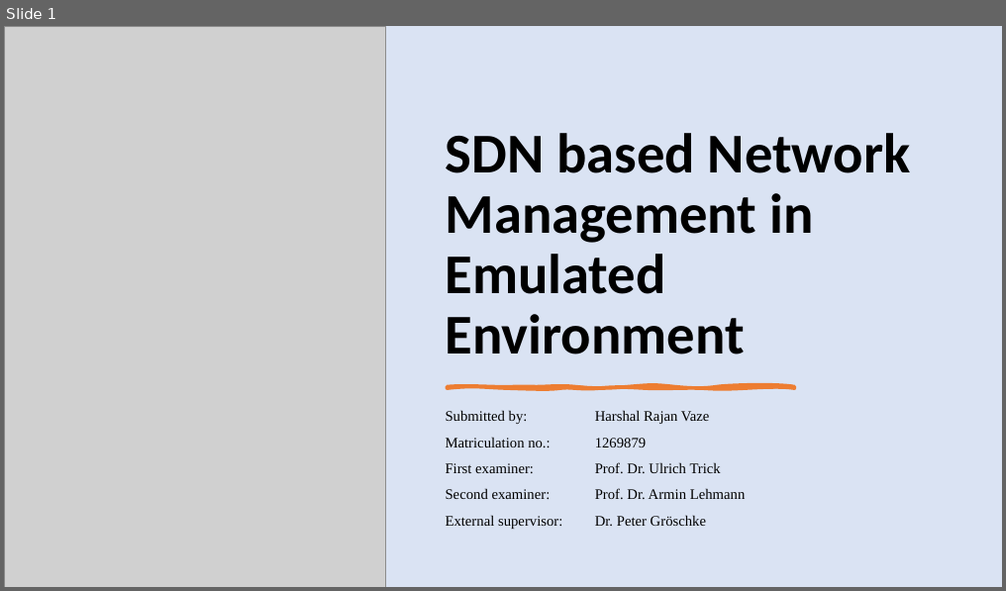
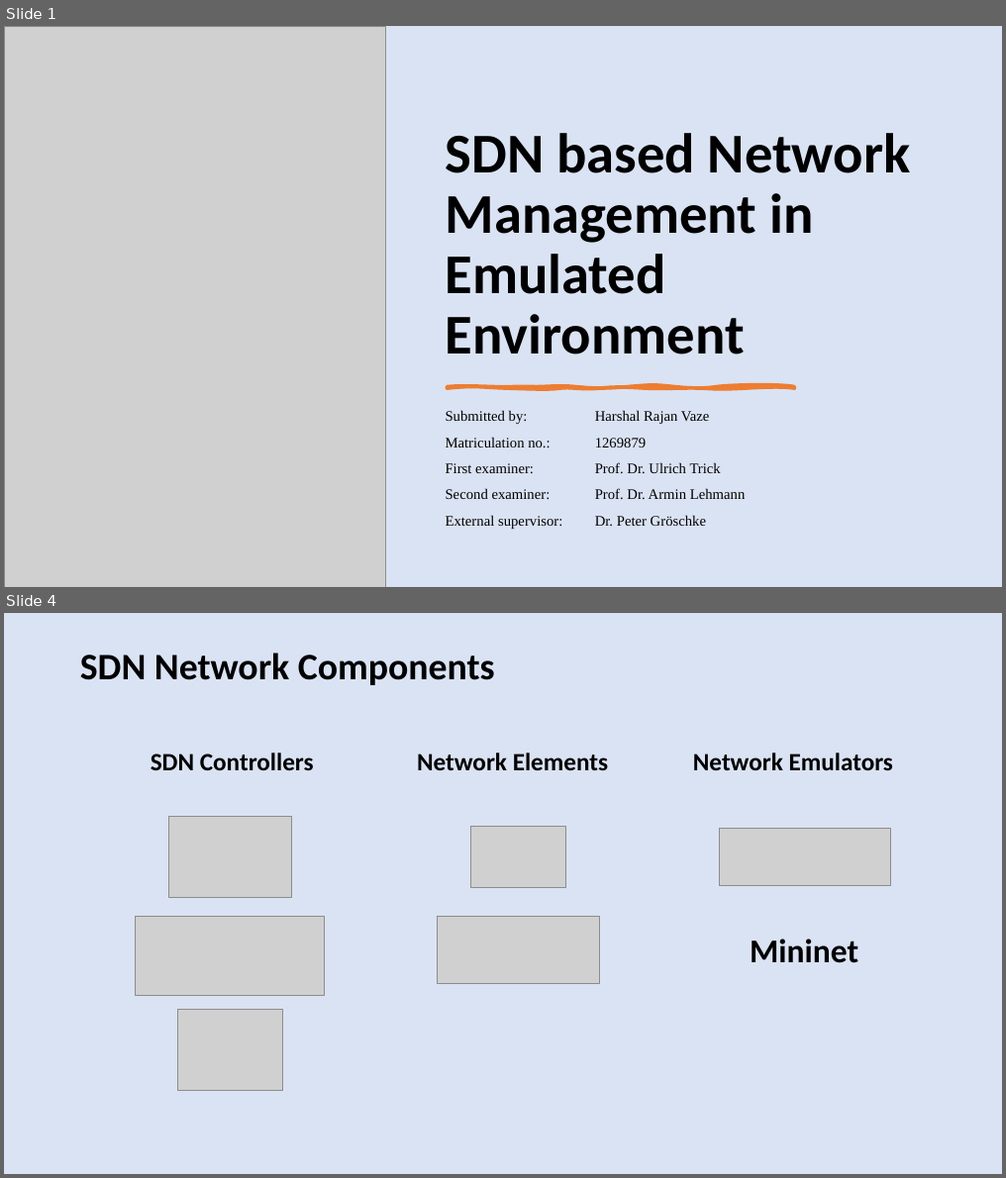
Before and after one commit to harshal-vaze/Software-Defined-Networking-with-ONOS, a slide deck: Thesis.pptx. Shown one above the other, each under a label of ours: slide 1 before the commit, slides 1 and 4 after it; the slides between them are not shown. The pictures are 1006x591 and 1006x1178 pixels, drawn with LibreOffice and Linux fonts; fonts in the diff are those of the drawing; grey boxes stand for pictures. Boxes give left, top, right and bottom in pixels: in the first picture for what was removed or moved away, otherwise in the second. Text is boxed around its words. In the diff, an @@ line names an element or a change of style, - is before the commit and + after.

```diff
--- a/Thesis.pptx
+++ b/Thesis.pptx
@@ slide 4 added at [4,613,1002,1174], background #DAE3F3 @@
@@ title added at [80,653,495,685], 36 pt, text #000000, bold @@
+SDN Network Components
@@ table added at [91,714,934,1098], 4 rows, 3 columns @@
+SDN Controllers | Network Elements | Network Emulators
+ |  | 
+ |  | 
+ |  | 
@@ picture added at [168,817,291,898] @@
@@ picture added at [471,827,566,888] @@
@@ picture added at [719,829,890,886] @@
@@ picture added at [136,917,325,995] @@
@@ picture added at [438,917,600,983] @@
@@ text added at [749,939,858,963], 32 pt, text #000000, bold @@
+Mininet
@@ picture added at [177,1009,282,1090] @@
```
Also in this commit, not shown: 20 slides changed, 2 other slides added, 1 slide removed, 9 other files.
